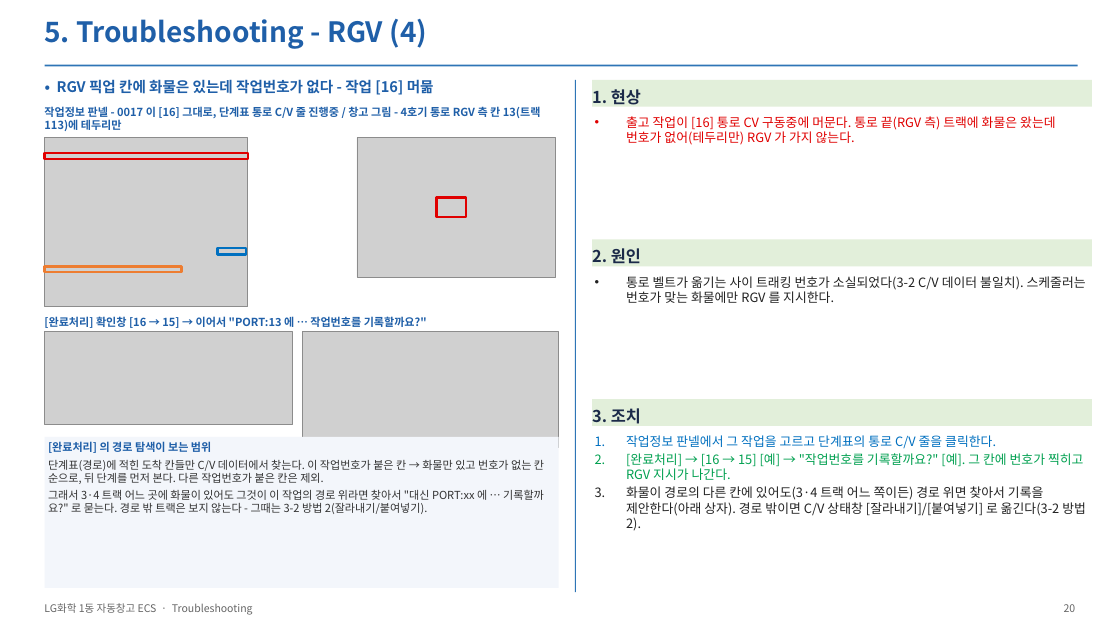
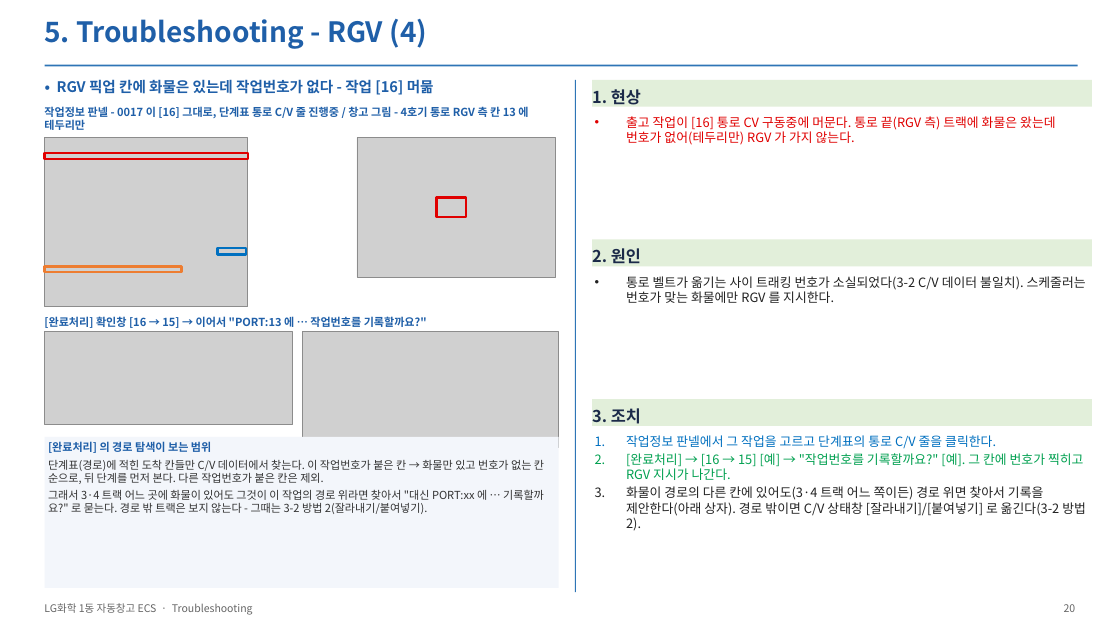
Before and after one commit to yeorijby-coder/LGLS_ALL, a slide deck: slide 20 of docs/산출물_20261110/05_ECS_Troubleshooting_1107.pptx. Drawn at 1120x630 pixels with LibreOffice and Linux fonts; fonts in the diff are those of the drawing; grey boxes stand for pictures. Boxes give left, top, right and bottom in pixels: in the first picture for what was removed or moved away, otherwise in the second. Text is boxed around its words. In the diff, an @@ line names an element or a change of style, - is before the commit and + after.

```diff
--- a/docs/산출물_20261110/05_ECS_Troubleshooting_1107.pptx
+++ b/docs/산출물_20261110/05_ECS_Troubleshooting_1107.pptx
@@ text at (44, 104, 528, 130): text changed @@
-작업정보 판넬 - 0017 이 [16] 그대로, 단계표 통로 C/V 줄 진행중 / 창고 그림 - 4호기 통로 RGV 측 칸 13(트랙 113)에 테두리만
+작업정보 판넬 - 0017 이 [16] 그대로, 단계표 통로 C/V 줄 진행중 / 창고 그림 - 4호기 통로 RGV 측 칸 13 에 테두리만
```
Also in this commit, not shown: 6 other slides changed, 1 other file.
